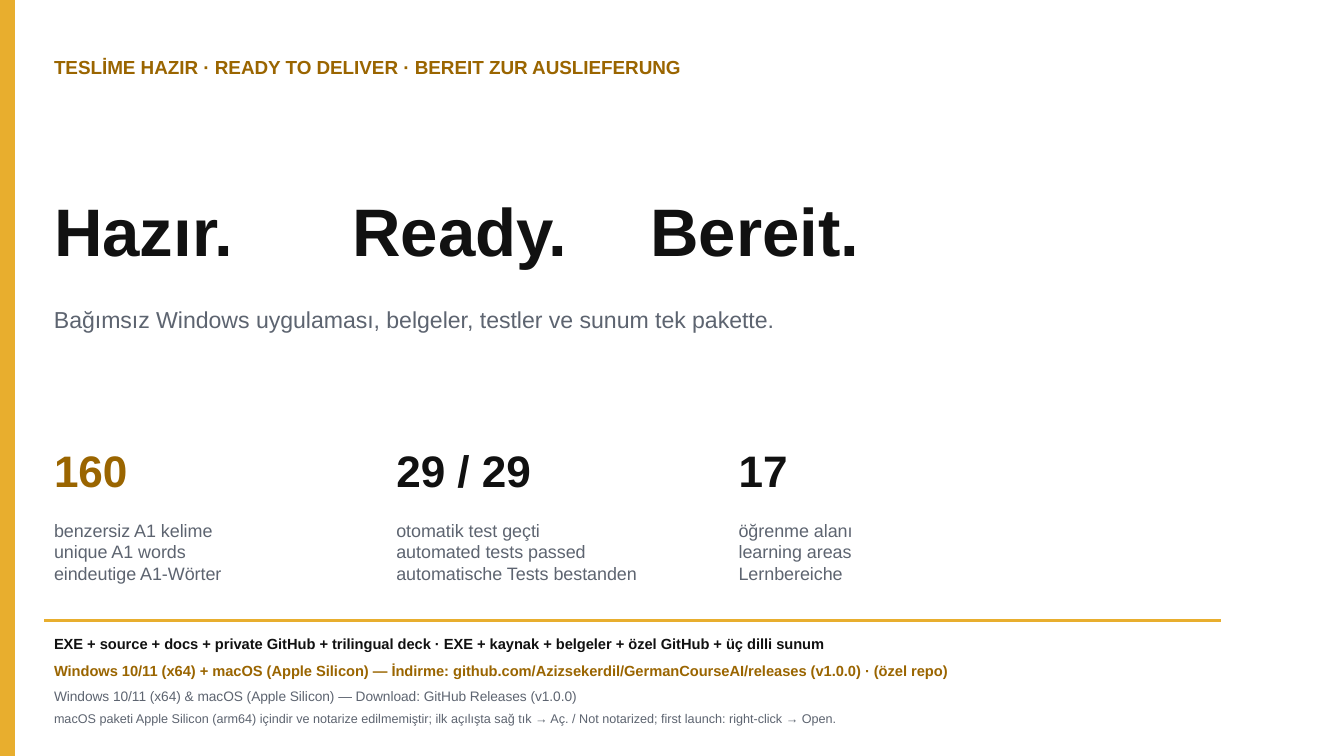
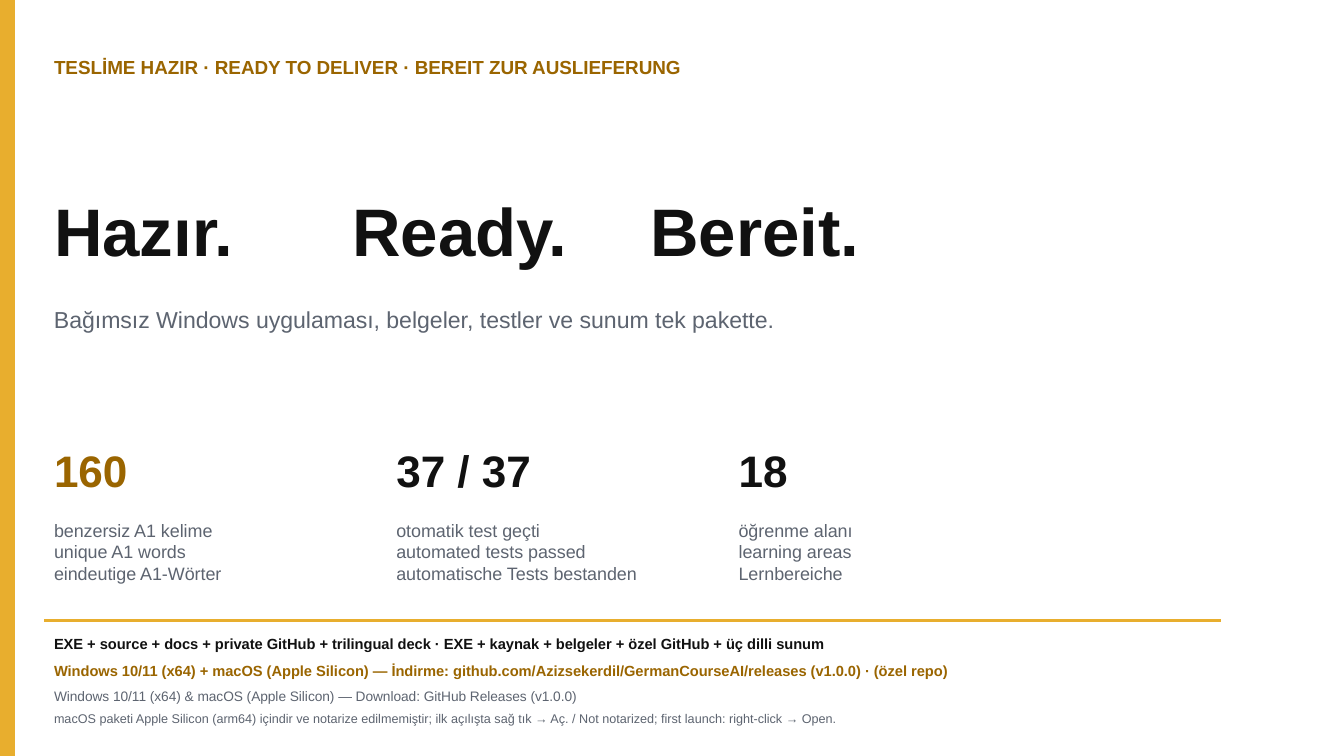
Before and after one commit to Azizsekerdil/GermanCourseAI, a slide deck: slide 6 of docs/presentation/German-Course-AI-Trilingual.pptx. Drawn at 1344x756 pixels with LibreOffice and Linux fonts; fonts in the diff are those of the drawing. Boxes give left, top, right and bottom in pixels: in the first picture for what was removed or moved away, otherwise in the second. Text is boxed around its words. In the diff, an @@ line names an element or a change of style, - is before the commit and + after.

```diff
--- a/docs/presentation/German-Course-AI-Trilingual.pptx
+++ b/docs/presentation/German-Course-AI-Trilingual.pptx
@@ text at bbox=[396, 456, 531, 488]: text changed @@
-29 / 29
+37 / 37
@@ text at bbox=[739, 456, 788, 488]: text changed @@
-17
+18
```
Also in this commit, not shown: 3 other slides changed, 12 other files.
